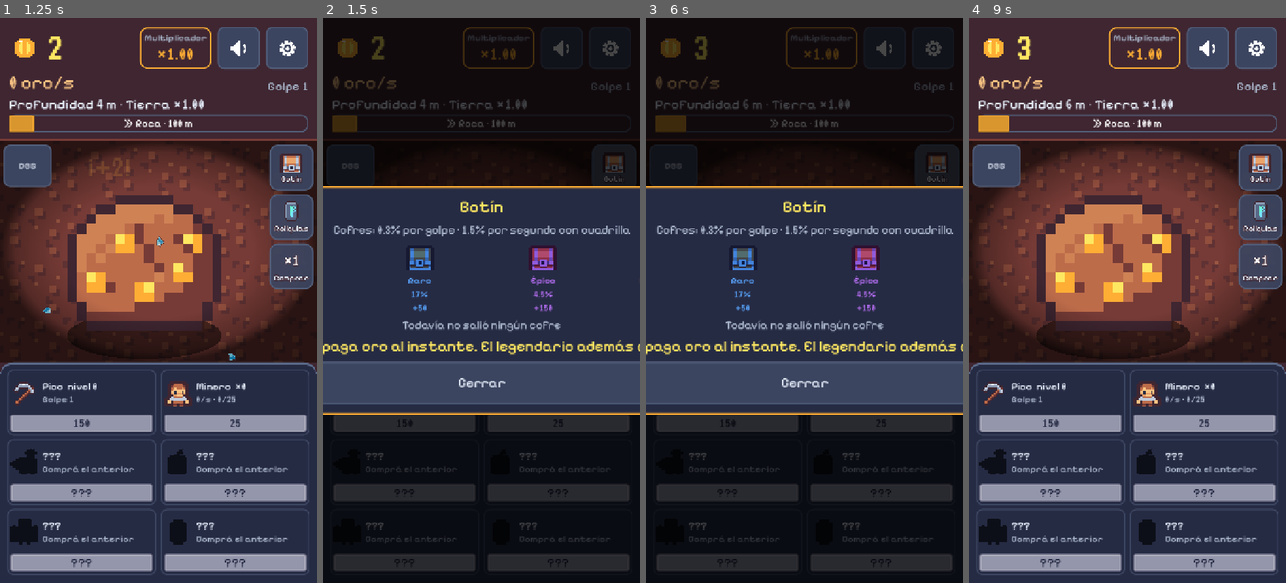
Above: before the commit, frames 1-4 (left to right).
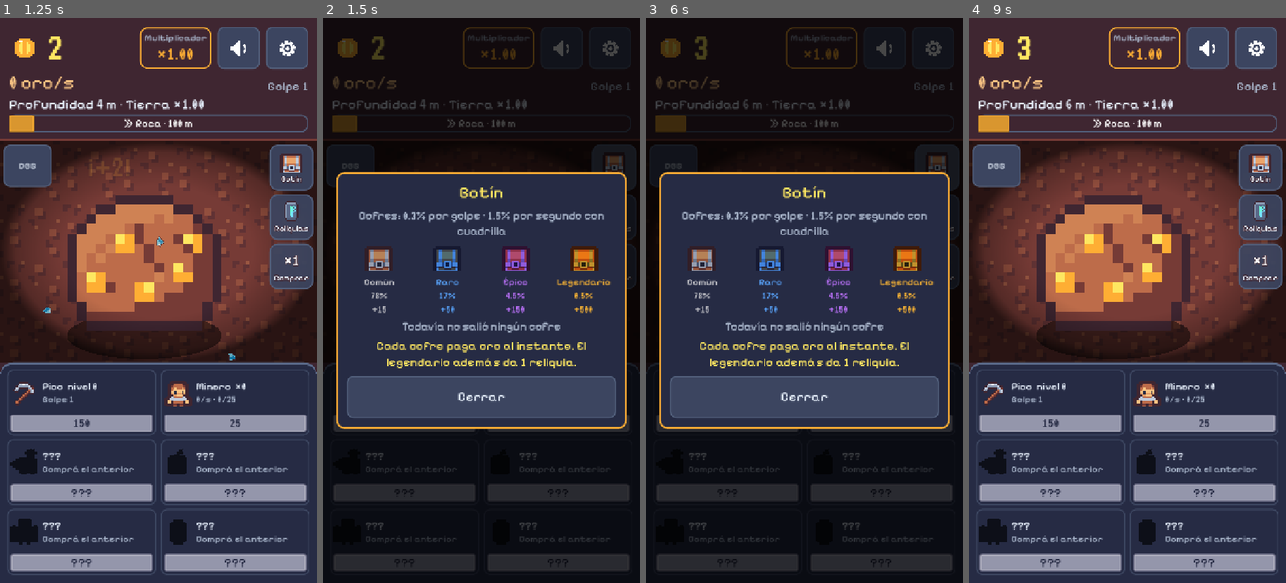
Above: after the commit, the same moments.

Repository: AgusCarretto/pozo-profundo
Game: Godot game, scene res://game/main.tscn
Same seed, same stepped clock (60 frames per second), same inputs: the game is played once before the commit and once after it.
Inputs (mouse positions are in pixels of both pictures, inside the frame that each line leads up to):
- Up to frame 1 (1.25 s): click (145, 260) at 0.5 s
- Up to frame 2 (1.5 s): click (614, 164) at 1.25 s
- Up to frame 3 (6 s): click (937, 215) at 2 s; click (937, 266) at 2.75 s; click "DBG" at 3.5 s; click "Cerrar" at 4.25 s; click (791, 260) at 5 s; click (937, 164) at 5.75 s
- Up to frame 4 (9 s): click (1260, 215) at 6.5 s; click (1260, 266) at 7.25 s; click "DBG" at 8 s; click "Cerrar" at 8.75 s

Frame 1 is identical in both runs. In frame 2, 18% of the frame differs, in the area x 0-100%, y 27-73%; in frame 3, 18%; in frame 4, nothing differs.

Commit message:
Botín: la explicación de los cofres se parte en líneas (empujaba el cartel fuera de la pantalla)
Co-Authored-By: Claude Sonnet 5.5 <noreply@anthropic.com>

Diff:
--- a/game/main.tscn
+++ b/game/main.tscn
@@ -369,9 +369,9 @@
 unique_name_in_owner = true
 layout_mode = 2
 theme_type_variation = &"AccentLabel"
-theme_override_font_sizes/font_size = 34
-text = "Bonus de botín: +0%"
-horizontal_alignment = 1
+text = "Cada cofre paga oro al instante."
+horizontal_alignment = 1
+autowrap_mode = 3
 
 [node name="CloseButton" type="Button" parent="LootPanel/Center/Panel/Box"]
 custom_minimum_size = Vector2(0, 96)
--- a/tests/layout_scene_test.gd
+++ b/tests/layout_scene_test.gd
@@ -282,6 +282,16 @@
 	await process_frame
 	_check(loot.visible and not relics.visible, "Botín abre el cartel del botín")
 	_check(_node(scene, "LootHintLabel").is_visible_in_tree() and _node(scene, "OddsRow").is_visible_in_tree(), "con las probabilidades y qué dan")
+	for open_panel: Control in [loot, relics]:
+		(loot_button if open_panel == loot else relics_button).pressed.emit()
+		await process_frame
+		await process_frame
+		var box: Control = open_panel.find_children("*", "PanelContainer", true, false)[0] as Control
+		var rect: Rect2 = box.get_global_rect()
+		_check(rect.position.x >= 0.0 and rect.end.x <= DESIGN_WIDTH + 0.5, "el cartel %s entra a lo ancho (%.0f a %.0f)" % [open_panel.name, rect.position.x, rect.end.x])
+		open_panel.visible = false
+	loot_button.pressed.emit()
+	await process_frame
 	_check_eq(loot.mouse_filter, Control.MOUSE_FILTER_STOP, "y no deja tocar lo de atrás")
 	(loot.find_child("CloseButton", true, false) as Button).pressed.emit()
 	_check(not loot.visible, "'Cerrar' lo cierra")
